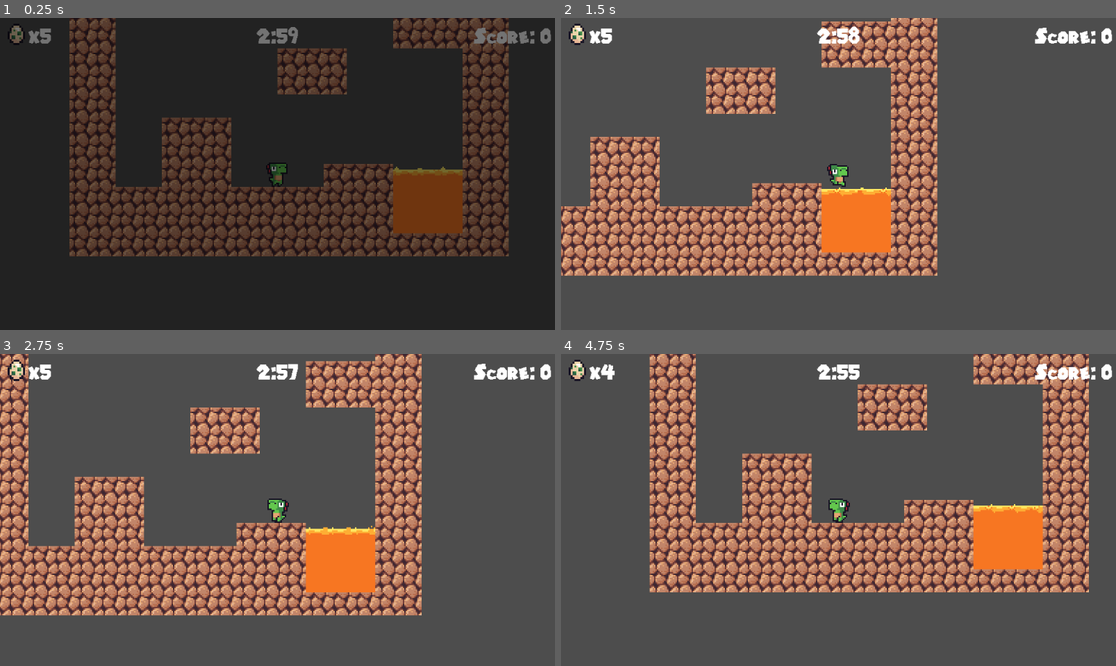
Above: before the commit, frames 1-4 (two rows, left to right).
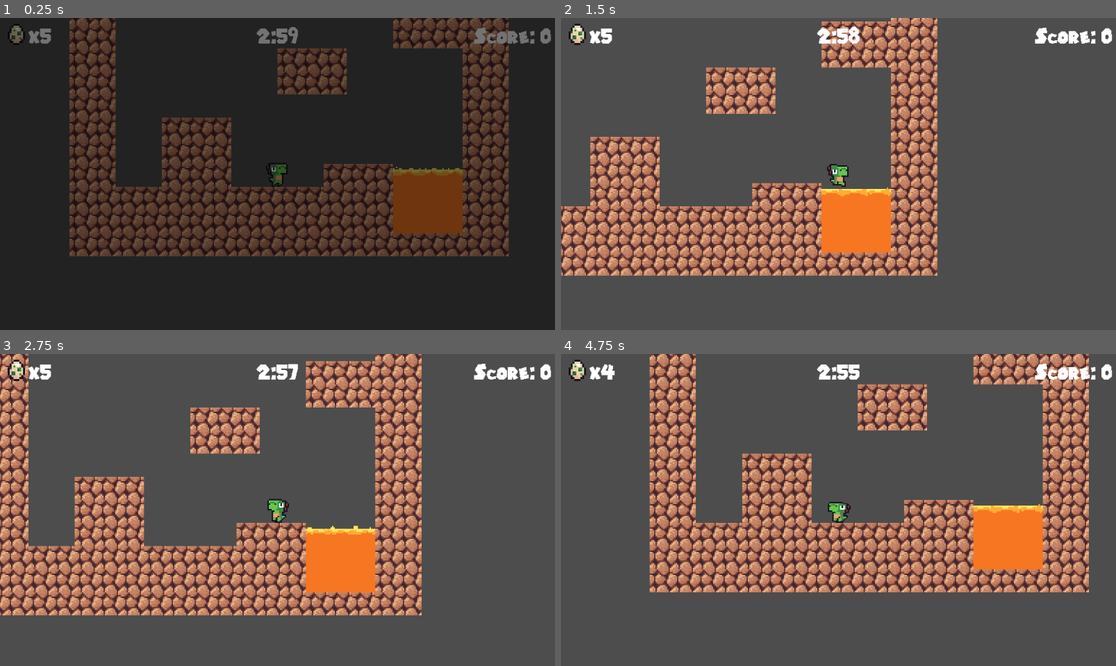
Above: after the commit, the same moments.

Repository: EcoLaec/Dino-Game
Game: Godot game, scene res://Scenes/Levels/level0.tscn
Two runs of this game, one before a commit and one after it. Both use one fixed random seed, a clock stepped at 60 frames per second and the inputs below.
Inputs:
- Up to frame 1 (0.25 s): no input
- Up to frame 2 (1.5 s): hold Right (Right) from 0.53 s (still down); tap Space (Jump) at 0.6, 0.77, 1.07 s; tap Shift (Sprint) at 1.35 s
- Up to frame 3 (2.75 s): tap Space (Jump) at 1.52, 1.55, 1.82, 2.1 s; release Right (Right) at 2.03 s; hold A (Left) from 2.03 s (still down)
- Up to frame 4 (4.75 s): release A (Left) at 2.78 s; hold Right (Right) 2.78-4.28 s; tap Shift (Sprint) at 2.85, 4.35 s; tap Space (Jump) at 3.02, 3.05, 3.32, 3.6, 3.77, 4.07, 4.52, 4.55 s; hold A (Left) from 4.28 s (still down)

The runs differ from the first frame. In frame 1, less than 0.1% of the frame differs, in the area x 48-84%, y 46-51%; in frame 2, less than 0.1%; in frame 3, 0.2%; in frame 4, 0.2%, in the area x 48-87%, y 46-54%.

Commit message:
Added sounds and squish

Diff:
--- a/Scenes/player.tscn
+++ b/Scenes/player.tscn
@@ -7,6 +7,15 @@
 [ext_resource type="Texture2D" uid="uid://crqb3srtsnsql" path="res://Textures/Player/Green Dino Jump.png" id="3_kquyr"]
 [ext_resource type="Texture2D" uid="uid://dbwnulovng1cv" path="res://Textures/Player/Green Dino Walk.png" id="4_874qn"]
 [ext_resource type="Texture2D" uid="uid://b1aarbcsdrfv2" path="res://Textures/Player/Green Dino Run.png" id="5_6wy7i"]
+[ext_resource type="AudioStream" uid="uid://dngtoqqgj1u2x" path="res://Audio/Player/jump sound.wav" id="8_0wkms"]
+[ext_resource type="PackedScene" uid="uid://cld3aes8xiig8" path="res://Scenes/sound_queue.tscn" id="8_trv8h"]
+[ext_resource type="PackedScene" uid="uid://cwouoaf8gfsji" path="res://Scenes/sound_pool.tscn" id="10_8jspq"]
+[ext_resource type="AudioStream" uid="uid://c54dx2gosq27b" path="res://Audio/Player/footstep 1.wav" id="11_h2it0"]
+[ext_resource type="AudioStream" uid="uid://dcga8mv1jd0qu" path="res://Audio/Player/footstep 2.wav" id="12_avebu"]
+[ext_resource type="AudioStream" uid="uid://vbkoy3ynq0uo" path="res://Audio/Player/footstep 3.wav" id="13_btp24"]
+[ext_resource type="AudioStream" uid="uid://cj0sgu5hu310e" path="res://Audio/Player/footstep 4.wav" id="14_gijtf"]
+[ext_resource type="AudioStream" uid="uid://d1xbemk7tpuno" path="res://Audio/Player/land sound 1.wav" id="15_ghe4h"]
+[ext_resource type="AudioStream" uid="uid://cypby1wjnv8sn" path="res://Audio/Player/land sound 2.wav" id="16_ci02x"]
 
 [sub_resource type="AtlasTexture" id="AtlasTexture_cmtro"]
 atlas = ExtResource("2_pvln0")
@@ -176,8 +185,10 @@
 script = ExtResource("1_oe6k2")
 
 [node name="AnimatedSprite2D" type="AnimatedSprite2D" parent="."]
+position = Vector2(0, 9)
 sprite_frames = SubResource("SpriteFrames_ex3qy")
 animation = &"idle"
+offset = Vector2(0, -9)
 
 [node name="CollisionShape2D" type="CollisionShape2D" parent="."]
 position = Vector2(0, 1)
@@ -210,6 +221,51 @@
 wait_time = 0.1
 one_shot = true
 
+[node name="JumpSound" parent="." instance=ExtResource("8_trv8h")]
+
+[node name="AudioStreamPlayer" type="AudioStreamPlayer" parent="JumpSound"]
+stream = ExtResource("8_0wkms")
+
+[node name="StepSound" parent="." instance=ExtResource("10_8jspq")]
+
+[node name="SoundQueue" parent="StepSound" instance=ExtResource("8_trv8h")]
+
+[node name="AudioStreamPlayer" type="AudioStreamPlayer" parent="StepSound/SoundQueue"]
+stream = ExtResource("11_h2it0")
+
+[node name="SoundQueue2" parent="StepSound" instance=ExtResource("8_trv8h")]
+
+[node name="AudioStreamPlayer" type="AudioStreamPlayer" parent="StepSound/SoundQueue2"]
+stream = ExtResource("12_avebu")
+
+[node name="SoundQueue3" parent="StepSound" instance=ExtResource("8_trv8h")]
+
+[node name="AudioStreamPlayer" type="AudioStreamPlayer" parent="StepSound/SoundQueue3"]
+stream = ExtResource("13_btp24")
+
+[node name="SoundQueue4" parent="StepSound" instance=ExtResource("8_trv8h")]
+
+[node name="AudioStreamPlayer" type="AudioStreamPlayer" parent="StepSound/SoundQueue4"]
+stream = ExtResource("14_gijtf")
+
+[node name="LandingSound" parent="." instance=ExtResource("10_8jspq")]
+
+[node name="SoundQueue" parent="LandingSound" instance=ExtResource("8_trv8h")]
+
+[node name="AudioStreamPlayer" type="AudioStreamPlayer" parent="LandingSound/SoundQueue"]
+stream = ExtResource("15_ghe4h")
+
+[node name="SoundQueue2" parent="LandingSound" instance=ExtResource("8_trv8h")]
+
+[node name="AudioStreamPlayer" type="AudioStreamPlayer" parent="LandingSound/SoundQueue2"]
+stream = ExtResource("16_ci02x")
+
+[node name="SoundQueue3" parent="LandingSound" instance=ExtResource("8_trv8h")]
+
+[node name="AudioStreamPlayer" type="AudioStreamPlayer" parent="LandingSound/SoundQueue3"]
+stream = ExtResource("15_ghe4h")
+
+[connection signal="frame_changed" from="AnimatedSprite2D" to="." method="_on_animated_sprite_2d_frame_changed"]
 [connection signal="area_entered" from="HazardCollider" to="." method="_on_hazard_collider_area_entered"]
 [connection signal="body_entered" from="HazardCollider" to="." method="_on_hazard_collider_body_entered"]
 [connection signal="area_entered" from="TriggerCollider" to="." method="_on_trigger_collider_area_entered"]
--- /dev/null
+++ b/Scenes/sound_pool.tscn
@@ -0,0 +1,6 @@
+[gd_scene load_steps=2 format=3 uid="uid://cwouoaf8gfsji"]
+
+[ext_resource type="Script" path="res://Scripts/SoundPool.gd" id="1_847j7"]
+
+[node name="SoundPool" type="Node"]
+script = ExtResource("1_847j7")
--- /dev/null
+++ b/Scenes/sound_queue.tscn
@@ -0,0 +1,6 @@
+[gd_scene load_steps=2 format=3 uid="uid://cld3aes8xiig8"]
+
+[ext_resource type="Script" path="res://Scripts/SoundQueue.gd" id="1_6iq1j"]
+
+[node name="SoundQueue" type="Node"]
+script = ExtResource("1_6iq1j")
--- /dev/null
+++ b/Scripts/SoundPool.gd
@@ -0,0 +1,16 @@
+extends Node
+
+var sounds : Array[SoundQueue]
+var last_index = -1
+
+# Called when the node enters the scene tree for the first time.
+func _ready():
+	for i in get_children().size():
+		sounds.append(get_child(i))
+
+func playRandomSound(pitch : float = 1.0, volume : float = 0.0):
+	var index = Global.rng.randi_range(0, sounds.size() - 1)
+	while index == last_index:
+		index = Global.rng.randi_range(0, sounds.size() - 1)
+
+	sounds[index].playSound(pitch,volume)
--- /dev/null
+++ b/Scripts/SoundQueue.gd
@@ -0,0 +1,22 @@
+class_name SoundQueue
+extends Node
+
+@export var count : int = 5
+var next = 0
+var audioStreamPlayers : Array[AudioStreamPlayer]
+
+func _ready():
+	var child = get_child(0)
+
+	for i in count:
+		var duplicate = child.duplicate()
+		audioStreamPlayers.append(duplicate)
+		add_child(duplicate)
+
+func playSound(pitch : float = 1.0, volume : float = 0.0):
+	if not audioStreamPlayers[next].playing:
+		audioStreamPlayers[next].pitch_scale = pitch
+		audioStreamPlayers[next].volume_db = volume
+		audioStreamPlayers[next].play(0.0)
+		next += 1
+		next %= count
--- a/Scripts/global.gd
+++ b/Scripts/global.gd
@@ -2,5 +2,9 @@
 
 var player_lives = 5
 var score = 0
+var rng = RandomNumberGenerator.new()
 
 signal level_complete
+
+func _ready():
+	rng.randomize()
--- a/Scripts/player.gd
+++ b/Scripts/player.gd
@@ -27,6 +27,7 @@
 var clinging = false
 var sprinting = false
 var respawn_point = Vector2.ZERO
+var stored_velocity = Vector2.ZERO
 
 func _ready():
 	respawn_point = position
@@ -44,6 +45,8 @@
 	# Before Moving
 	var was_on_floor = is_on_floor()
 	var was_on_wall = is_on_wall_only()
+	var was_in_air = not is_on_floor()
+	if was_in_air: stored_velocity = velocity
 	if was_on_wall: stored_wall_normal = get_wall_normal()
 	move_and_slide()
 	# After Moving
@@ -52,6 +55,9 @@
 	if just_left_ledge: coyote_time.start()
 	var just_left_wall = was_on_wall and not is_on_wall()
 	if just_left_wall: wall_time.start()
+	if was_in_air and is_on_floor():
+		$LandingSound.playRandomSound(1.0,-30.0 + (15.0 * (stored_velocity.y / terminal_velocity)))
+		apply_squish(Vector2((stored_velocity.y / terminal_velocity) * 0.15,-(stored_velocity.y / terminal_velocity) * 0.33))
 
 func apply_gravity(delta):
 	var current_terminal_velocity = cling_speed if clinging else terminal_velocity
@@ -68,6 +74,8 @@
 		velocity.y = jump_velocity * wall_jump_vertical_scale
 		just_wall_jumped = true
 		air_jumps_made = 0
+		$JumpSound.playSound(1.3,-17.5)
+		apply_squish(Vector2(-0.1,0.15))
 
 func handle_jump():
 	# Resetting Air Jumps
@@ -75,6 +83,8 @@
 	# Jumping
 	if (is_on_floor() or coyote_time.time_left > 0.0) and Input.is_action_just_pressed("Jump"):
 		velocity.y = jump_velocity
+		$JumpSound.playSound(1.0,-15.0)
+		apply_squish(Vector2(-0.15,0.2))
 	# Off of Floor
 	if not is_on_floor():
 		# Short Hops
@@ -85,6 +95,8 @@
 		if Input.is_action_just_pressed("Jump") and air_jumps_made < air_jumps and coyote_time.time_left == 0.0 and not just_wall_jumped:
 			velocity.y = jump_velocity * air_jump_scale
 			air_jumps_made += 1
+			$JumpSound.playSound(1.0 + (0.2 * air_jumps_made),-17.5)
+			apply_squish(Vector2(-0.1,0.15))
 
 func apply_acceleration(input_axis,delta):
 	sprinting = Input.is_action_pressed("Sprint")
@@ -125,6 +137,11 @@
 			sprite.play("fall")
 		if clinging: sprite.play("cling")
 
+func apply_squish(squish_amount : Vector2):
+	var tween = create_tween().set_trans(Tween.TRANS_BOUNCE)
+	sprite.scale = Vector2(1,1) + squish_amount
+	tween.tween_property(sprite, "scale", Vector2(1,1), 0.25)
+
 func die():
 	Global.player_lives -= 1
 	if Global.player_lives <= 0:
@@ -141,3 +158,8 @@
 
 func _on_trigger_collider_area_entered(area):
 	area.onCollide()
+
+
+func _on_animated_sprite_2d_frame_changed():
+	if sprite.animation == "walk" and sprite.frame == 1:
+		$StepSound.playRandomSound(1.0,-10.0)
--- a/project.godot
+++ b/project.godot
@@ -17,8 +17,8 @@
 
 [autoload]
 
+LevelTimer="*res://Scenes/level_timer.tscn"
 Global="*res://Scripts/global.gd"
-LevelTimer="*res://Scenes/level_timer.tscn"
 
 [input]
 
Not shown, added: Audio/Player/footstep 1.wav.import
Not shown, added: Audio/Player/footstep 2.wav.import
Not shown, added: Audio/Player/footstep 3.wav.import
Not shown, added: Audio/Player/footstep 4.wav.import
Not shown, added: Audio/Player/jump sound.wav.import
Not shown, added: Audio/Player/land sound 1.wav.import
Not shown, added: Audio/Player/land sound 2.wav.import
Not shown, added: Audio/Player/land sound 3.wav.import
Not shown: 1 places in Scenes/player.tscn that only renumber resources
Not shown, added: Audio/Player/footstep 1.wav
Not shown, added: Audio/Player/footstep 2.wav
Not shown, added: Audio/Player/footstep 3.wav
(and 5 more such lines)
